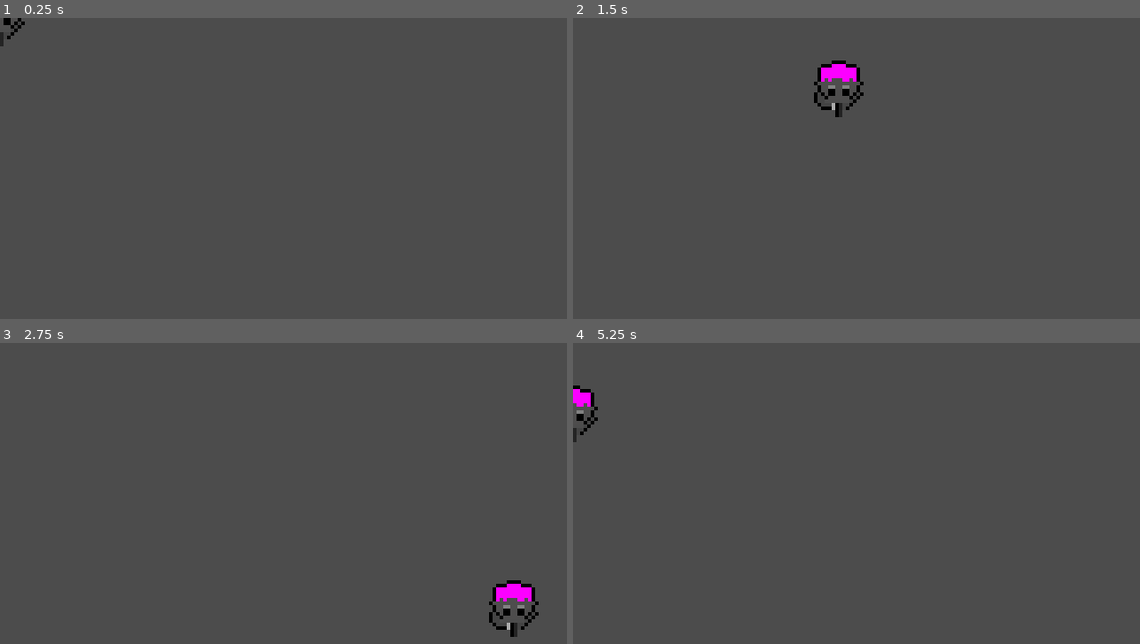
Above: before the commit, frames 1-4 (two rows, left to right).
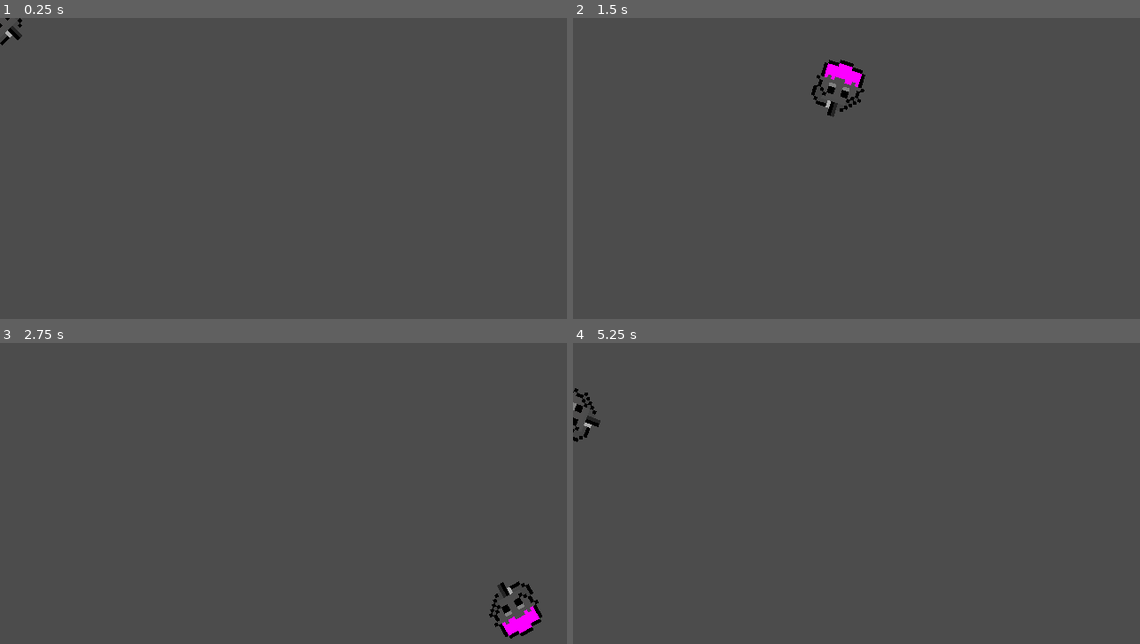
Above: after the commit, the same moments.

Repository: CheersLoveDani/top-down-shooter
Game: Godot game, scene res://Scenes/main.tscn
The game is run twice, just before and just after one commit, with the same random seed, the same clock (stepped at 60 frames per second) and the same inputs.
Inputs (mouse positions are in pixels of both pictures, inside the frame that each line leads up to):
- Up to frame 1 (0.25 s): no input
- Up to frame 2 (1.5 s): tap Enter at 0.5 s; move the mouse to (1083, 210) at 0.52 s; hold Right (right) 0.53-1.28 s; move the mouse to (788, 252) at 1.27 s; hold Down (down) from 1.28 s (still down)
- Up to frame 3 (2.75 s): move the mouse to (425, 463) at 2.02 s; release Down (down) at 2.03 s; hold Right (right) from 2.03 s (still down)
- Up to frame 4 (5.25 s): move the mouse to (890, 640) at 2.77 s; release Right (right) at 2.78 s; hold W (up) 2.78-3.53 s; move the mouse to (1139, 619) at 3.52 s; hold A (left) 3.53-5.03 s; move the mouse to (714, 490) at 4.27 s; move the mouse to (964, 556) at 5.02 s; hold Down (down) from 5.03 s (still down)

The runs differ from the first frame. In frame 1, 0.2% of the frame differs, in the area x 0-5%, y 0-10%; in frame 2, 0.6%; in frame 3, 1.0%, in the area x 86-96%, y 78-99%; in frame 4, 0.5%.

Commit message:
John looks at mouse

Diff:
--- a/Scenes/KinematicBody2D.gd
+++ b/Scenes/KinematicBody2D.gd
@@ -27,6 +27,7 @@
 	velocity = velocity.normalized() * speed
 
 func _physics_process(delta):
+	look_at(get_global_mouse_position())
 	get_input()
 	velocity = move_and_slide(velocity)
 
--- a/Scenes/main.tscn
+++ b/Scenes/main.tscn
@@ -13,6 +13,7 @@
 script = ExtResource( 2 )
 
 [node name="Sprite" type="Sprite" parent="KinematicBody2D"]
+rotation = -1.5708
 texture = ExtResource( 1 )
 region_rect = Rect2( 16, 16, 0, 0 )
 
